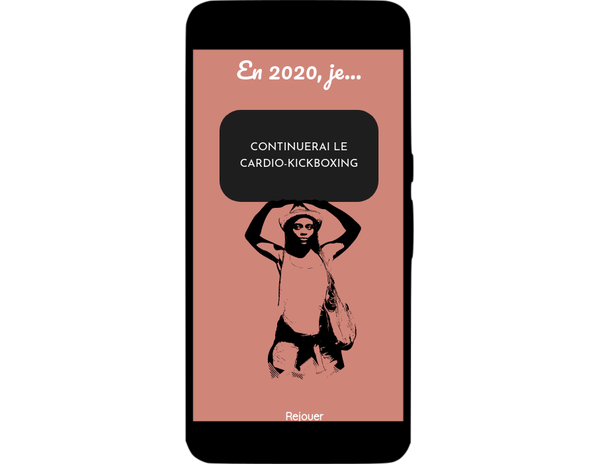
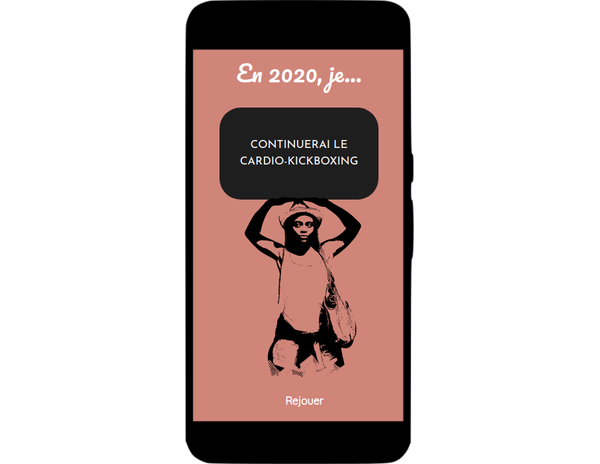
The second 600x464 image is a revision of the first. Changes to its layers:
painted on "monannee20203.png" over [217, 59, 381, 422]
